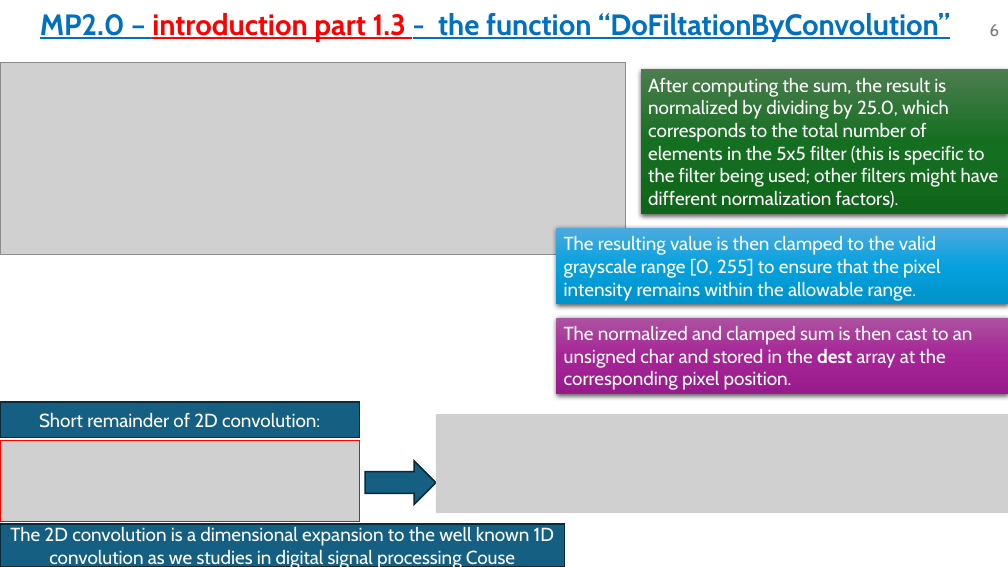
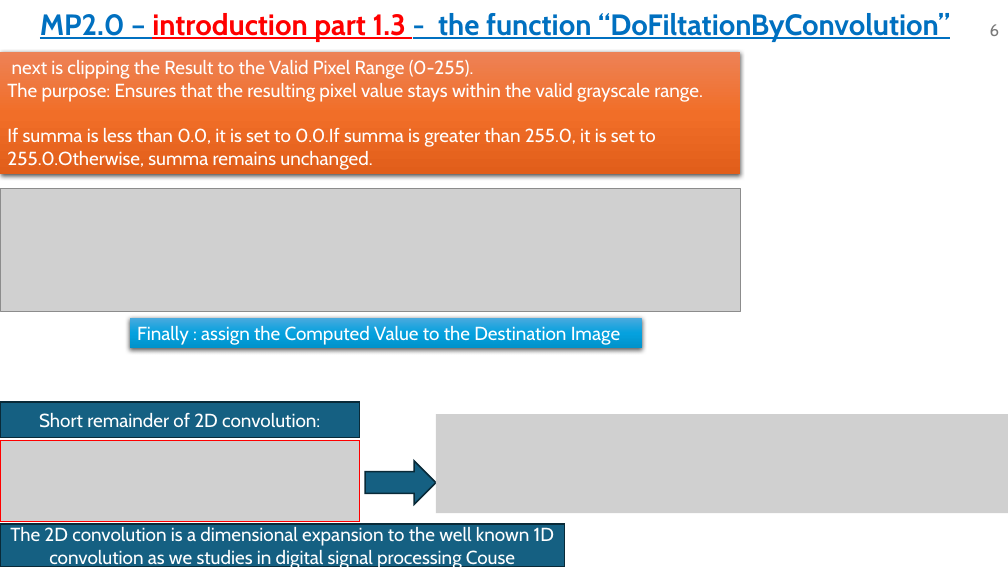
Before and after one commit to omripony/image-processing, a slide deck: slide 6 of MP2/1950-2210-7939-ImPr-IP-MP2.pptx. Drawn at 1008x567 pixels with LibreOffice and Linux fonts; fonts in the diff are those of the drawing; grey boxes stand for pictures. Boxes give left, top, right and bottom in pixels: in the first picture for what was removed or moved away, otherwise in the second. Text is boxed around its words. In the diff, an @@ line names an element or a change of style, - is before the commit and + after.

```diff
--- a/MP2/1950-2210-7939-ImPr-IP-MP2.pptx
+++ b/MP2/1950-2210-7939-ImPr-IP-MP2.pptx
@@ rectangle added at [0, 52, 740, 175], fill gradient #ED8257 to #F26E29 to #E25F1A, 18 pt, text #FFFFFF @@
+next is clipping the Result to the Valid Pixel Range (0-255).
+The purpose: Ensures that the resulting pixel value stays within the valid grayscale range.
+If summa is less than 0.0, it is set to 0.0.If summa is greater than 255.0, it is set to 255.0.Otherwise, summa remains unchanged.
@@ picture removed at [0, 63, 625, 255] @@
@@ rectangle removed at [641, 70, 1008, 215] @@
-After computing the sum, the result is normalized by dividing by 25.0, which corresponds to the total number of elements in the 5x5 filter (this is specific to the filter being used; other filters might have different normalization factors).
@@ picture added at [0, 189, 740, 312] @@
@@ rectangle removed at [557, 228, 1008, 305] @@
-The resulting value is then clamped to the valid grayscale range [0, 255] to ensure that the pixel intensity remains within the allowable range.
@@ rectangle added at [130, 318, 642, 348], fill gradient #4CAADF to #05A2DF to #0092CB, 18 pt, text #FFFFFF @@
+Finally : assign the Computed Value to the Destination Image
@@ rectangle removed at [557, 318, 1008, 394] @@
-The normalized and clamped sum is then cast to an unsigned char and stored in the dest array at the corresponding pixel position.
```
Also in this commit, not shown: 28 other slides changed, 10 slides added, 12 slides removed, 11 other files.
